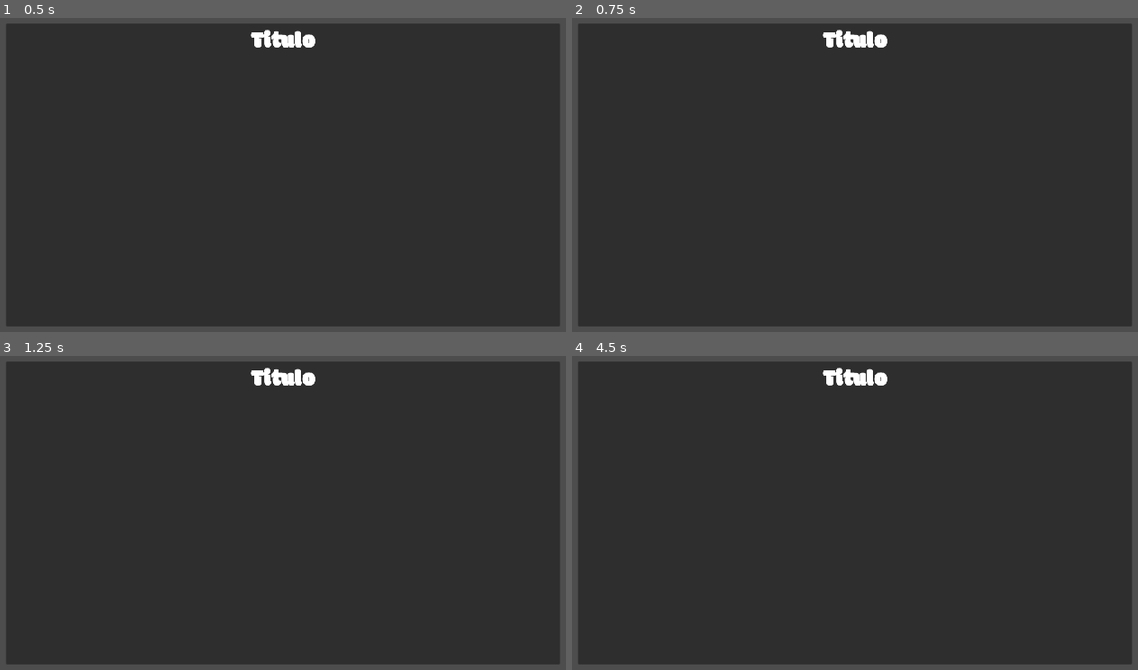
Above: before the commit, frames 1-4 (two rows, left to right).
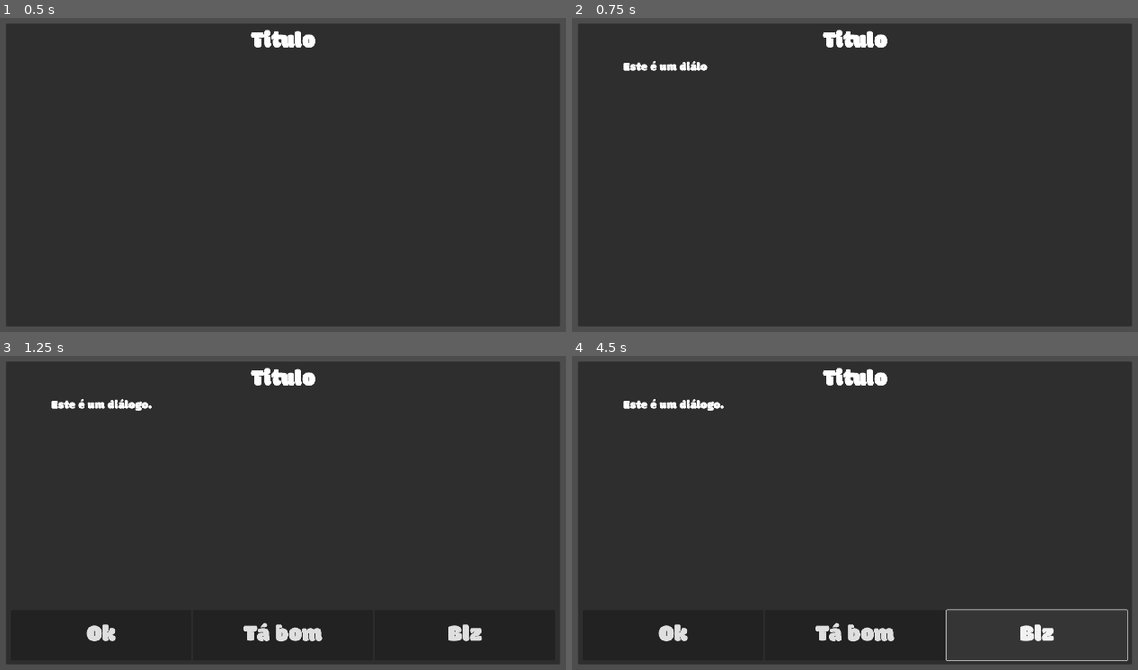
Above: after the commit, the same moments.

Repository: profgstv/ola-mundo-sab-manha
Game: Godot game, scene res://scenes/templates/dialogo.tscn
The game is run twice, just before and just after one commit, with the same random seed, the same clock (stepped at 60 frames per second) and the same inputs. This scene is started directly instead of the project's main scene.
Inputs (mouse positions are in pixels of both pictures, inside the frame that each line leads up to):
- Up to frame 1 (0.5 s): no input
- Up to frame 2 (0.75 s): tap Enter (ui_accept) at 0.5 s; hold Right (ui_right) from 0.53 s (still down)
- Up to frame 3 (1.25 s): keep holding Right (ui_right); tap Enter (ui_accept) at 0.77 s
- Up to frame 4 (4.5 s): release Right (ui_right) at 1.25 s; click (673, 635) at 1.25 s, where only the run after the commit has a clickable "Ok"; click (673, 635) at 2 s, where only the run after the commit has a clickable "Ok"; click (855, 635) at 2.75 s, where only the run after the commit has a clickable "Tá bom"; click (1036, 635) at 3.5 s, where only the run after the commit has a clickable "Blz"; tap Enter (ui_accept) at 4.25 s; hold Right (ui_right) from 4.28 s (still down)

Frame 1 is identical in both runs. In frame 2, 0.3% of the frame differs, in the area x 9-24%, y 13-17%; in frame 3, 1.3%; in frame 4, 1.7%, in the area x 9-99%, y 13-98%.

Commit message:
Programação da Cena de Dialogo

Diff:
--- a/scenes/templates/dialogo.tscn
+++ b/scenes/templates/dialogo.tscn
@@ -189,3 +189,5 @@
 [node name="AnimationPlayer" type="AnimationPlayer" parent="." unique_id=382943809]
 libraries/ = SubResource("AnimationLibrary_7eimv")
 autoplay = &"start"
+
+[connection signal="animation_finished" from="AnimationPlayer" to="." method="_on_animation_player_animation_finished"]
--- a/scripts/dialogo.gd
+++ b/scripts/dialogo.gd
@@ -13,6 +13,7 @@
 	func(): print("Botão Tá bom Pressionado"),
 	func(): print("Botão Blz Pressionado")
 ]
+var mostrar_mensagem: bool = false
 
 func _ready() -> void:
 	titulo_label.text = titulo
@@ -23,5 +24,19 @@
 		h_box_container.get_child(index).size_flags_horizontal = 3
 		pass
 
+
 func _process(delta: float) -> void:
-	pass
+	if mostrar_mensagem and mensagem_label.visible_ratio < 1:
+		mensagem_label.visible_characters += int(100 * delta)
+	elif mostrar_mensagem and mensagem_label.visible_ratio == 1:
+		animation_player.play("mostrar_botoes")
+	for index in funcs_botoes.size():
+		if h_box_container.get_child(index).button_pressed:
+			funcs_botoes[index].call()
+			pass
+		pass
+
+func _on_animation_player_animation_finished(anim_name: StringName) -> void:
+	if anim_name == "start":
+		mostrar_mensagem = true
+		pass
